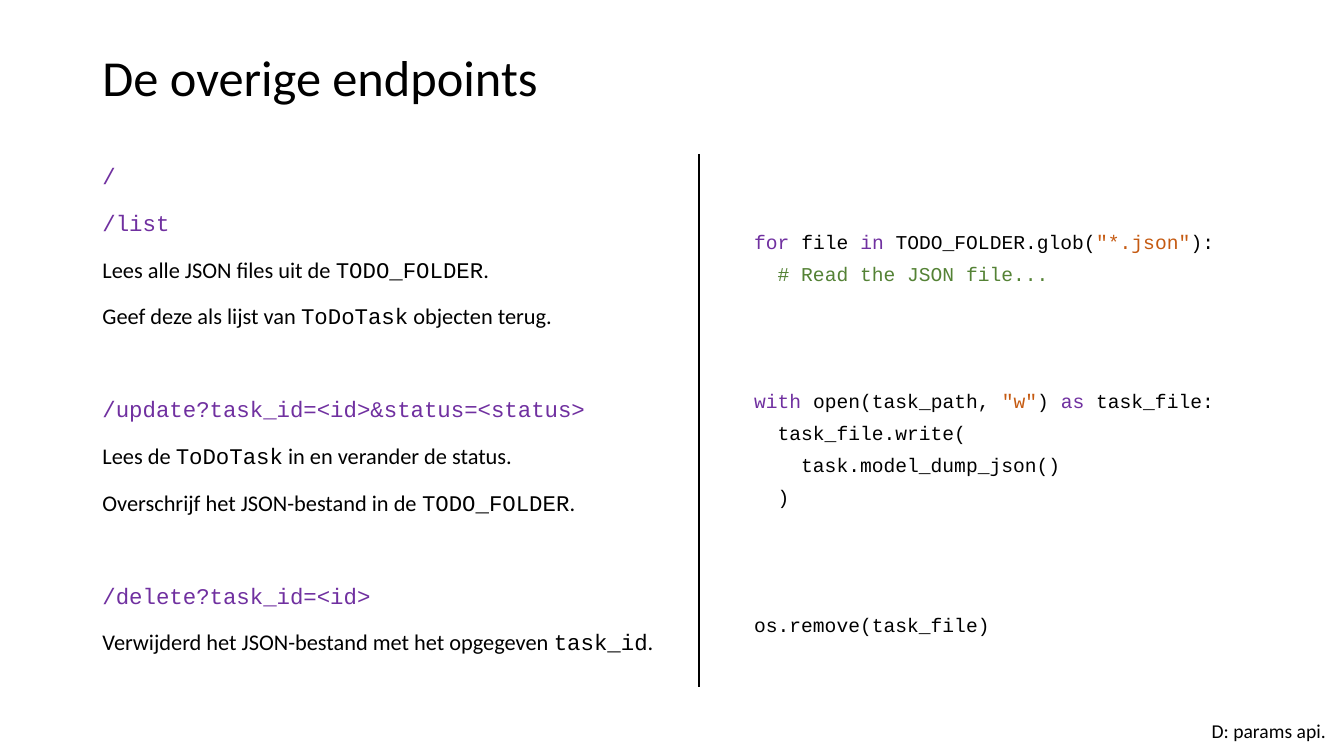
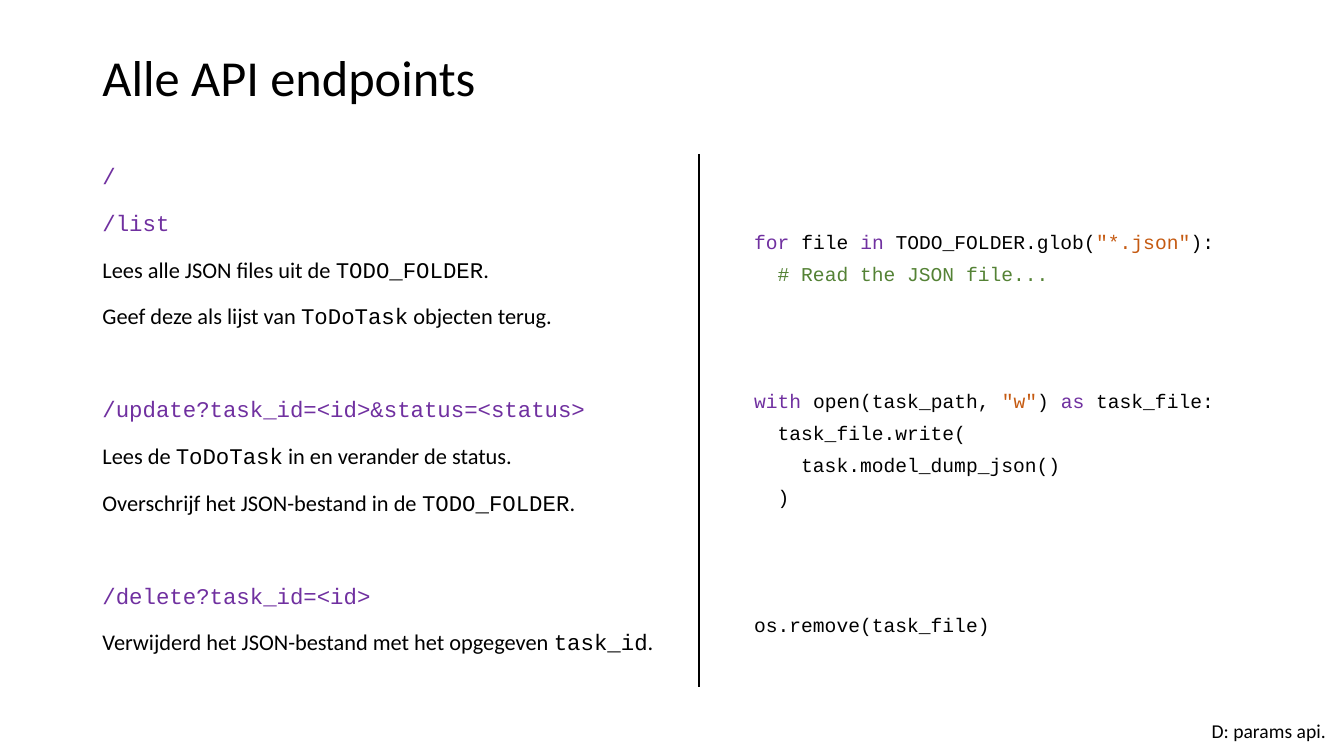
Before and after one commit to LFKoning/knowledge-sharing, a slide deck: slide 25 of python_course_4p/4_api_app/4_api_app.pptx (slide 26 before the commit). Drawn at 1344x756 pixels with LibreOffice and Linux fonts; fonts in the diff are those of the drawing. Boxes give left, top, right and bottom in pixels: in the first picture for what was removed or moved away, otherwise in the second. Text is boxed around its words. In the diff, an @@ line names an element or a change of style, - is before the commit and + after.

```diff
--- a/python_course_4p/4_api_app/4_api_app.pptx
+++ b/python_course_4p/4_api_app/4_api_app.pptx
@@ title at [102,61,475,104]: text changed @@
-De overige endpoints
+Alle API endpoints
```
Also in this commit, not shown: 10 other slides changed, 7 slides added, 1 slide removed, 11 other files.
